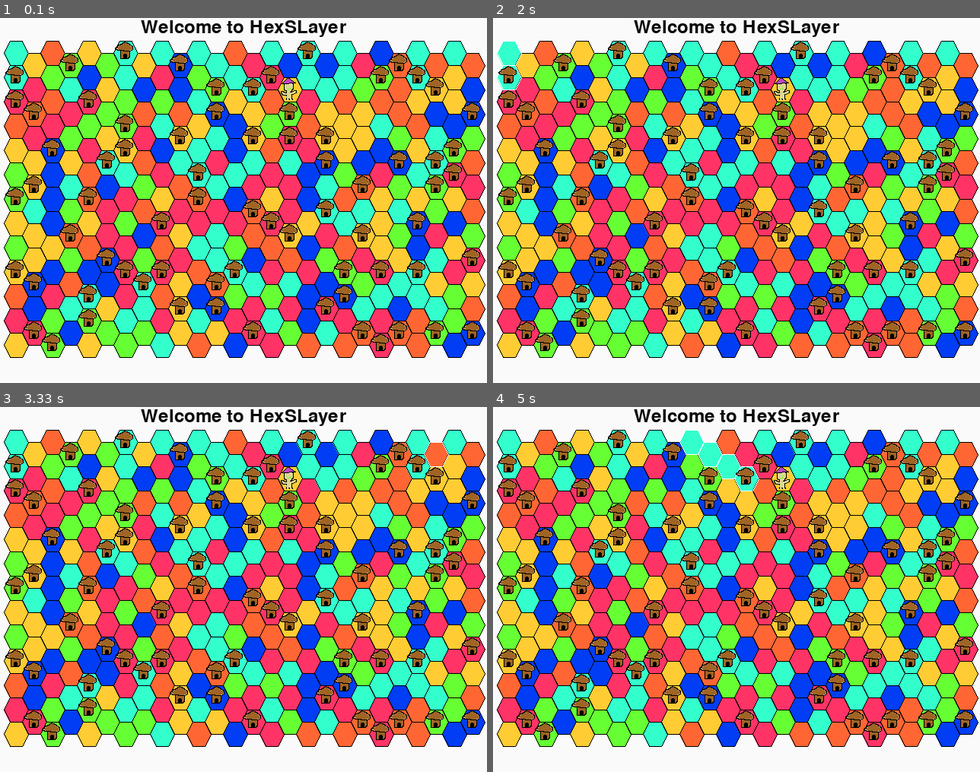
Above: before the commit, frames 1-4 (two rows, left to right).
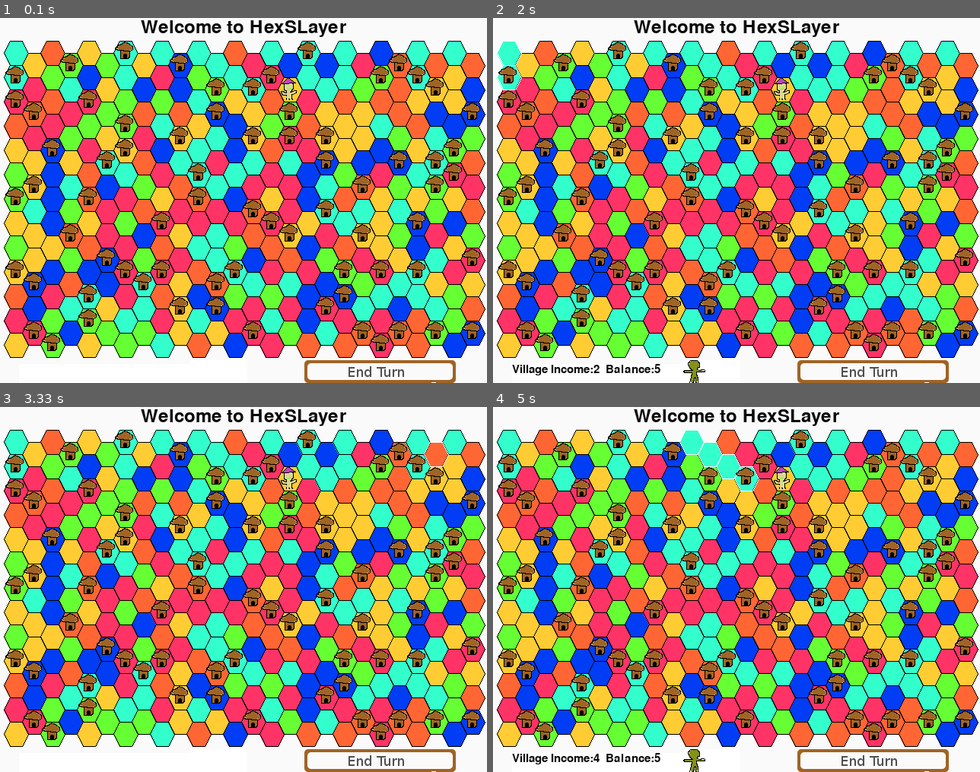
Above: after the commit, the same moments.

Repository: StephenFluin/HexSLayer
Game: pygame game, started from hexslayer.py
Two runs of this game, one before a commit and one after it. Both use one fixed random seed, a clock stepped at 60 frames per second and the inputs below. The source is Python 2; it was converted automatically to run under Python 3.
Inputs (mouse positions are in pixels of both pictures, inside the frame that each line leads up to):
- Up to frame 1 (0.1 s): no input
- Up to frame 2 (2 s): press the mouse at (736, 222) at 0.37 s; move the mouse to (678, 215) at 0.47 s; release the mouse at (619, 204) at 0.6 s; press the mouse at (653, 54) at 0.7 s; move the mouse to (648, 61) at 0.8 s; release the mouse at (639, 69) at 0.93 s; press the mouse at (673, 65) at 1.03 s; move the mouse to (794, 200) at 1.13 s; release the mouse at (921, 339) at 1.27 s; press the mouse at (546, 54) at 1.37 s; move the mouse to (585, 185) at 1.47 s; release the mouse at (629, 317) at 1.6 s; press the mouse at (507, 76) at 1.7 s; move the mouse to (556, 167) at 1.8 s; release the mouse at (600, 258) at 1.93 s
- Up to frame 3 (3.33 s): press the mouse at (472, 454) at 2.03 s; move the mouse to (448, 450) at 2.13 s; release the mouse at (423, 450) at 2.27 s; press the mouse at (345, 443) at 2.37 s; move the mouse to (282, 447) at 2.47 s; release the mouse at (219, 454) at 2.6 s; press the mouse at (418, 465) at 2.7 s; move the mouse to (389, 476) at 2.8 s; release the mouse at (365, 487) at 2.93 s; press the mouse at (438, 454) at 3.03 s; move the mouse to (360, 509) at 3.13 s; release the mouse at (282, 567) at 3.27 s
- Up to frame 4 (5 s): press the mouse at (653, 443) at 3.37 s; move the mouse to (643, 523) at 3.47 s; release the mouse at (634, 604) at 3.6 s; press the mouse at (892, 454) at 3.7 s; move the mouse to (829, 469) at 3.8 s; release the mouse at (760, 487) at 3.93 s; press the mouse at (746, 454) at 4.03 s; move the mouse to (653, 538) at 4.13 s; release the mouse at (561, 626) at 4.27 s; press the mouse at (819, 454) at 4.37 s; move the mouse to (702, 516) at 4.47 s; release the mouse at (580, 582) at 4.6 s; press the mouse at (692, 443) at 4.7 s; move the mouse to (804, 567) at 4.8 s; release the mouse at (916, 695) at 4.93 s

The runs differ from the first frame. In frame 1, 0.7% of the frame differs, in the area x 62-94%, y 93-100%; in frame 2, 1.2%, in the area x 3-94%, y 93-100%; in frame 3, 0.7%; in frame 4, 1.2%.

Commit message:
Added controls to bottom of screen, added villager images.

Diff:
--- /dev/null
+++ b/controls.py
@@ -0,0 +1,40 @@
+import pygame, random
+from pygame.locals import *
+from hexmath import *
+
+class VillageData(pygame.sprite.Sprite):
+	def __init__(self,gameMap,x,y):
+		self.gameMap = gameMap
+		pygame.sprite.Sprite.__init__(self)
+		self.x,self.y = x,y
+
+		self.draw()
+	def draw(self):
+		self.image = pygame.Surface((250,30))
+		self.image.fill(pygame.Color("#FFFFFF"))
+		if(self.gameMap.income() > 0):
+			msg = "Village Income:"+str(self.gameMap.income())
+			if(self.gameMap.balance() > 0):
+				msg += "  Balance:"+str(self.gameMap.balance())
+
+			font = pygame.font.Font(None, 22)
+			text = font.render(msg,1,(10,10,10))
+			self.image.blit(text,(0,0))
+
+class PurchaseUnits(pygame.sprite.Sprite):
+	def __init__(self,gameMap,x,y):
+		pygame.sprite.Sprite.__init__(self)
+		self.gameMap = gameMap
+		self.x,self.y = x,y
+		self.income = 0
+		self.draw()
+	def draw(self):
+		self.image = pygame.Surface((75,30))
+		self.image.fill(pygame.Color("#FFFFFF"))
+		if(self.gameMap.balance() >= 5):
+			# TODO: Make sure this doesn't load on each call of draw
+			self.image.blit(pygame.image.load("villager.png"),(0,0))
+
+
+		#if(self.gameMap.balance() > 8):
+				# TODO: Castles
--- a/hexslayer.py
+++ b/hexslayer.py
@@ -5,6 +5,7 @@
 
 from pawns import *
 from hexmath import *
+from controls import *
 
 
 if not pygame.font: print 'Warning, fonts disabled'
@@ -34,6 +35,7 @@
 		self.x,self.y = convertGridPosition(gameMap,xloc,yloc)
 		self.xloc = xloc
 		self.yloc = yloc
+		self.balance = 5
 		self.image = pygame.image.load("village.png")
 		gameMap.renders.append(self)
 
@@ -114,10 +116,14 @@
 		self.x = 5
 		self.y = 30
 
+		self.selectedSetIncome = 0
+		self.selectedSetBalance = 0
+
 		self.tiles = []
 		self.alltiles = []
 		self.renders = []
 		self.selectedSet = []
+		self.infoBar = None
 
 		for y in range(self.height):
 
@@ -134,18 +140,12 @@
 		if(clickedTile.pawn != None):
 			retval = clickedTile.pawn
 
-		for tile in self.selectedSet:
-			tile.deselect()
-		self.selectedSet = self.getTileSet((x,y))
-		shouldDeselect = clickedTile.selected
+
 		if not retval:
 			for tile in self.selectedSet:
-				if(shouldDeselect):
-					tile.deselect()
-
-					self.selectedSet = None
-				else:
-					tile.select()
+				tile.deselect()
+			self.selectedSet = self.getTileSet((x,y))
+			self.selectSet(self.selectedSet)
 
 
 		return retval
@@ -160,6 +160,21 @@
 		if point[1] < 0 or point[1] >= self.height or point[0] < 0 or point[0] >= self.width:
 			return None
 		return self.tiles[point[1]][point[0]]
+
+	def selectSet(self,set):
+		income = 0
+		balance = 0
+		for tile in self.selectedSet:
+			tile.select()
+			income += 1
+			if(tile.village):
+				balance = tile.village.balance
+				print "Just set balance of current selection"
+		if(income == 1):
+			income = 0
+		self.changeIncome(income, balance)
+
+
 
 
 
@@ -189,6 +204,7 @@
 	def cleanUpGame(self):
 		for row in self.tiles:
 			for tile in row:
+				tile.deselect()
 				realm = self.getTileSet(tile.getPoint())
 				villagecount = 0
 				villages = []
@@ -209,6 +225,15 @@
 					self.renders.remove(dest.village)
 					dest.village = None
 
+	def income(self):
+		return self.selectedSetIncome
+	def balance(self):
+		return self.selectedSetBalance
+	def changeIncome(self,income,balance):
+		self.selectedSetIncome = income
+		self.selectedSetBalance = balance
+		self.infobar.draw()
+		self.store.draw()
 
 
 
@@ -230,9 +255,14 @@
 	clock = pygame.time.Clock()
 	allsprites = pygame.sprite.RenderPlain(())
 
-
-
+	background.blit(pygame.image.load("endturn.png"),(400,450))
+
+
+	gameMap.infobar = VillageData(gameMap,25,455)
+	gameMap.store = PurchaseUnits(gameMap,250,450)
 	gameMap.renders.append(gameMap.tiles[3][7].addPawn(Villager(gameMap,7,3)))
+	gameMap.renders.append(gameMap.infobar)
+	gameMap.renders.append(gameMap.store)
 	gameMap.cleanUpGame()
 
 	while True:
@@ -272,8 +302,8 @@
 				elif event.type == MOUSEMOTION:
 					if mouseCarrying != None:
 						mouseCarrying.x,mouseCarrying.y = pygame.mouse.get_pos()
-						mouseCarrying.x -= 5
-						mouseCarrying.y -= 5
+						mouseCarrying.x -= 15
+						mouseCarrying.y -= 15
 		allsprites.update()
 
 		#Draw Everything
--- a/pawns.py
+++ b/pawns.py
@@ -9,6 +9,7 @@
 		self.x,self.y = convertGridPosition(self.gameMap,x,y)
 		self.image = pygame.image.load("wizard.png")
 		self.startTile = None
+		self.moved = False
 
 	def setPos(self,x,y):
 		self.x,self.y = convertGridPosition(self.gameMap,x,y)
Binary file added: endturn.png
Binary file added: villager.png
